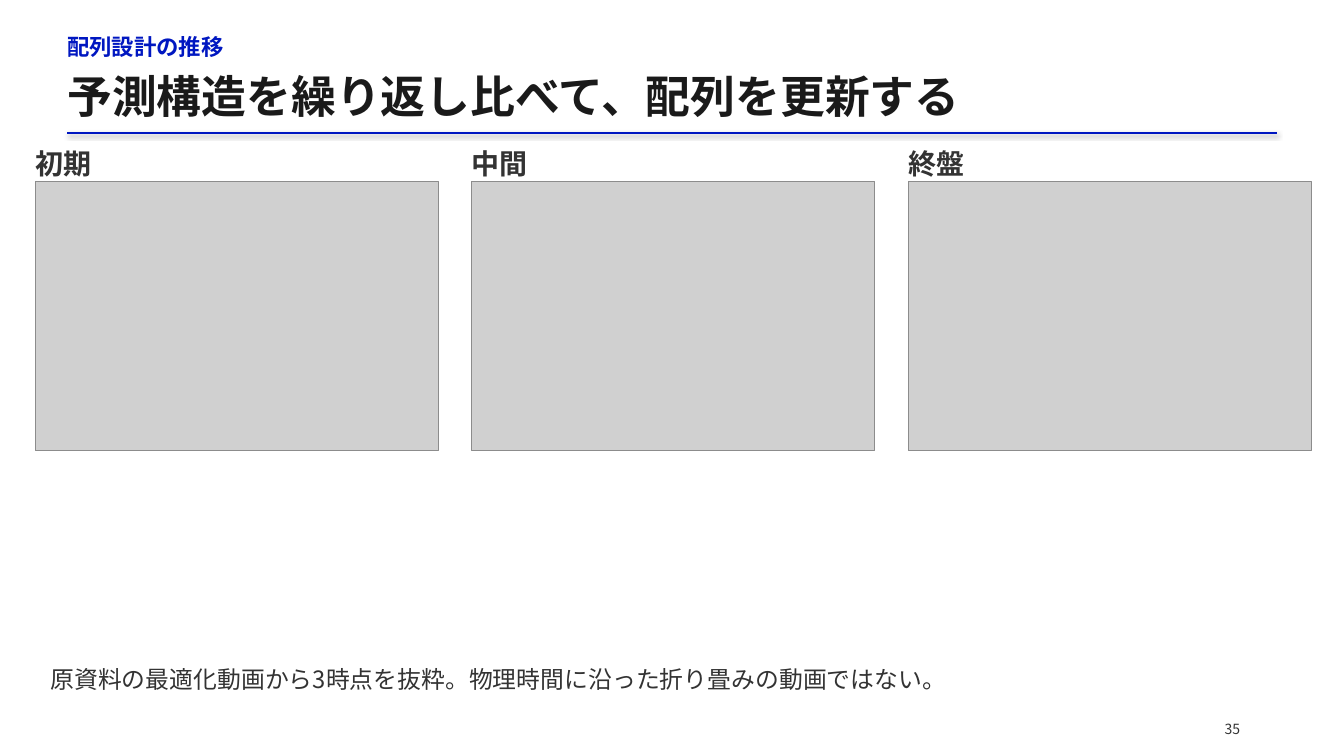
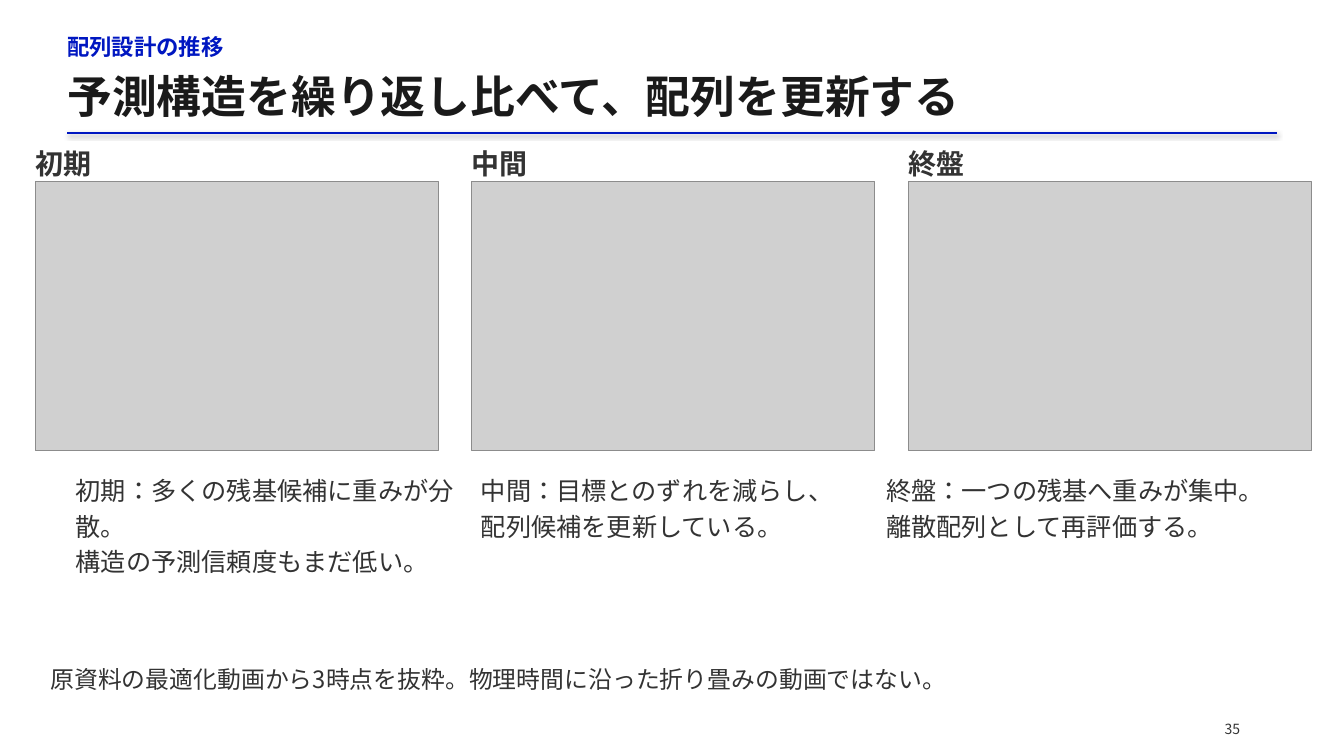
Before and after one commit to matsunagalab/lecture_bioinfo, a slide deck: slide 35 of 07_タンパク質設計/07_タンパク質設計.pptx. Drawn at 1344x756 pixels with LibreOffice and Linux fonts; fonts in the diff are those of the drawing; grey boxes stand for pictures. Boxes give left, top, right and bottom in pixels: in the first picture for what was removed or moved away, otherwise in the second. Text is boxed around its words. In the diff, an @@ line names an element or a change of style, - is before the commit and + after.

```diff
--- a/07_タンパク質設計/07_タンパク質設計.pptx
+++ b/07_タンパク質設計/07_タンパク質設計.pptx
@@ text added at box(76, 478, 454, 573), 18 pt, text #333333 @@
+初期：多くの残基候補に重みが分散。
+構造の予測信頼度もまだ低い。
@@ text added at box(481, 479, 834, 538), 18 pt, text #333333 @@
+中間：目標とのずれを減らし、
+配列候補を更新している。
@@ text added at box(886, 478, 1264, 538), 18 pt, text #333333 @@
+終盤：一つの残基へ重みが集中。
+離散配列として再評価する。
```
Also in this commit, not shown: 25 other slides changed, 1 slide added, 1 slide removed, 2 other files.
